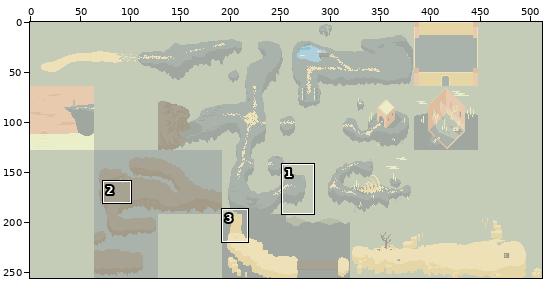
Two states of a sprite sheet, map.png. Above: a wide view before the commit, with the close-up outlined.
Close-up. Old version:
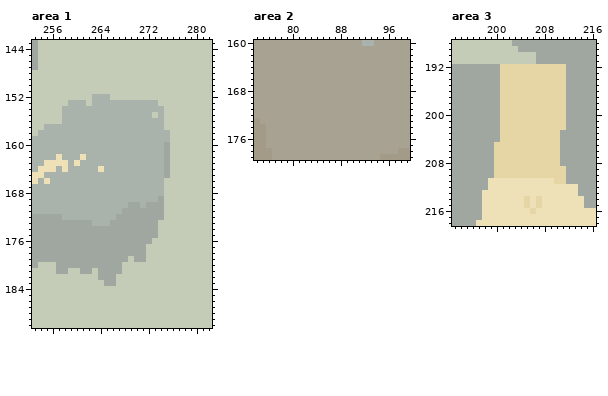
The file is 512x256 pixels. Colours within 5 levels of each other are drawn and written as one. Shown: area 1: x 253..282, y 143..190; area 2: x 74..99, y 160..179; area 3: x 193..216, y 188..218. The commit also changed other parts of the picture, which this record leaves out.
The result:
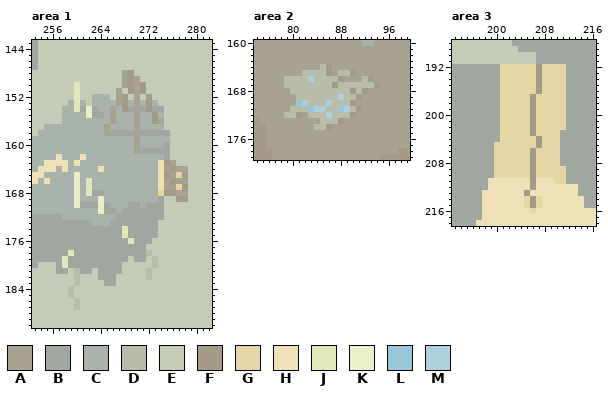
Palette (. is transparent): A #a8a292  B #9fa7a0  C #aab3ab  D #b7bda9  E #c4cbb7  F #a39b87  G #e7d6a5  H #eee0b7  J #e2e7ba  K #ebefc9  L #99c7d7  M #aed0dc
What changed:
Area 1:
y 148: x 268..269 EE -> AF
y 149: x 268..270 EEE -> AFA
y 150: x 260 E -> J; x 268..271 EEEE -> AFAF
y 151: x 260 E -> J; x 267 E -> A; x 269..271 EEE -> FAF
y 152: x 260 E -> J; x 267..268 EE -> AF; x 270 E -> A; x 272 E -> F
y 153: x 260 C -> J; x 267..268 CC -> AF; x 270 C -> A; x 272 C -> F
y 154: x 260..263 CCCC -> JBKB; x 266 C -> A; x 268..274 CCCCCCC -> FBABFBB
y 155: x 262..264 CCC -> KBB; x 266 C -> A; x 270 C -> A; x 273 E -> F
y 156: x 266 C -> A; x 270 C -> A; x 273..274 CC -> FB
y 157: x 265 C -> A; x 270 C -> A
y 158: x 265..275 CCCCCCCCCCC -> ABBBBABBBBB
y 159..160: x 270 C -> A
y 161: x 270..274 CCCCC -> ABBBB
y 163: x 274..276 CBE -> HFA
y 164: x 274..278 CBEEE -> HAFAA
y 165: x 260 C -> K; x 274..278 CBEEE -> HFAGF
y 166: x 260 C -> K; x 262 C -> J; x 274..278 CEEEE -> HAFAA
y 167: x 260 C -> K; x 262 C -> J; x 274..278 CEEEE -> HAAGF
y 168: x 260 C -> K; x 262..264 CCC -> JBB; x 274..278 CEEEE -> GFFAA
y 169: x 260 C -> K; x 264 C -> K; x 277..278 EE -> FF
y 170: x 260..265 CCCCCC -> KBBBKB
y 171: x 264..266 CCC -> KBB
y 174..175: x 268 B -> J
y 176: x 269 B -> J
y 178: x 259 B -> J; x 272 E -> D
y 179..180: x 258 B -> J; x 273 E -> D
y 181..182: x 260 E -> D; x 272 E -> D
y 183: x 260 E -> D
y 184..185: x 259 E -> D
y 186..187: x 260 E -> D
Area 2:
y 164: x 85..86 AA -> DF
y 165: x 82..86 AAAAA -> DDDDF; x 88..90 AAA -> DDF
y 166: x 79..88 AAAAAAAAAA -> DDDDMDDDDF; x 92..93 AA -> DF
y 167: x 79..94 AAAAAAAAAAAAAAAA -> DDDDDDDDFDDDDDDF
y 168: x 80..92 AAAAAAAAAAAAA -> DDDDDDDDDDFDF
y 169: x 81..91 AAAAAAAAAAA -> DDDDDDDMDDF
y 170: x 81..90 AAAAAAAAAA -> LMDDDMDDDF
y 171: x 80..91 AAAAAAAAAAAA -> DDDLMMDDLMDF
y 172: x 79..81 AAA -> DDF; x 83..90 AAAAAAAA -> DDDMDDDF
y 173: x 85..88 AAAA -> DDDF
y 174: x 84..86 AAA -> DDF
Area 3:
y 192..196: x 207 G -> F
y 197..203: x 206 G -> F
y 204..205: x 207 G -> F
y 206..210: x 206 G -> F
y 211..212: x 206 H -> F
y 213: x 205 H -> F
y 214..215: x 206 H -> F
Where, in picture pixels (left, top, right, bottom), the same in both close-ups:
changed: (62, 70, 188, 310)
changed: (284, 64, 380, 130)
changed: (524, 64, 542, 208)
